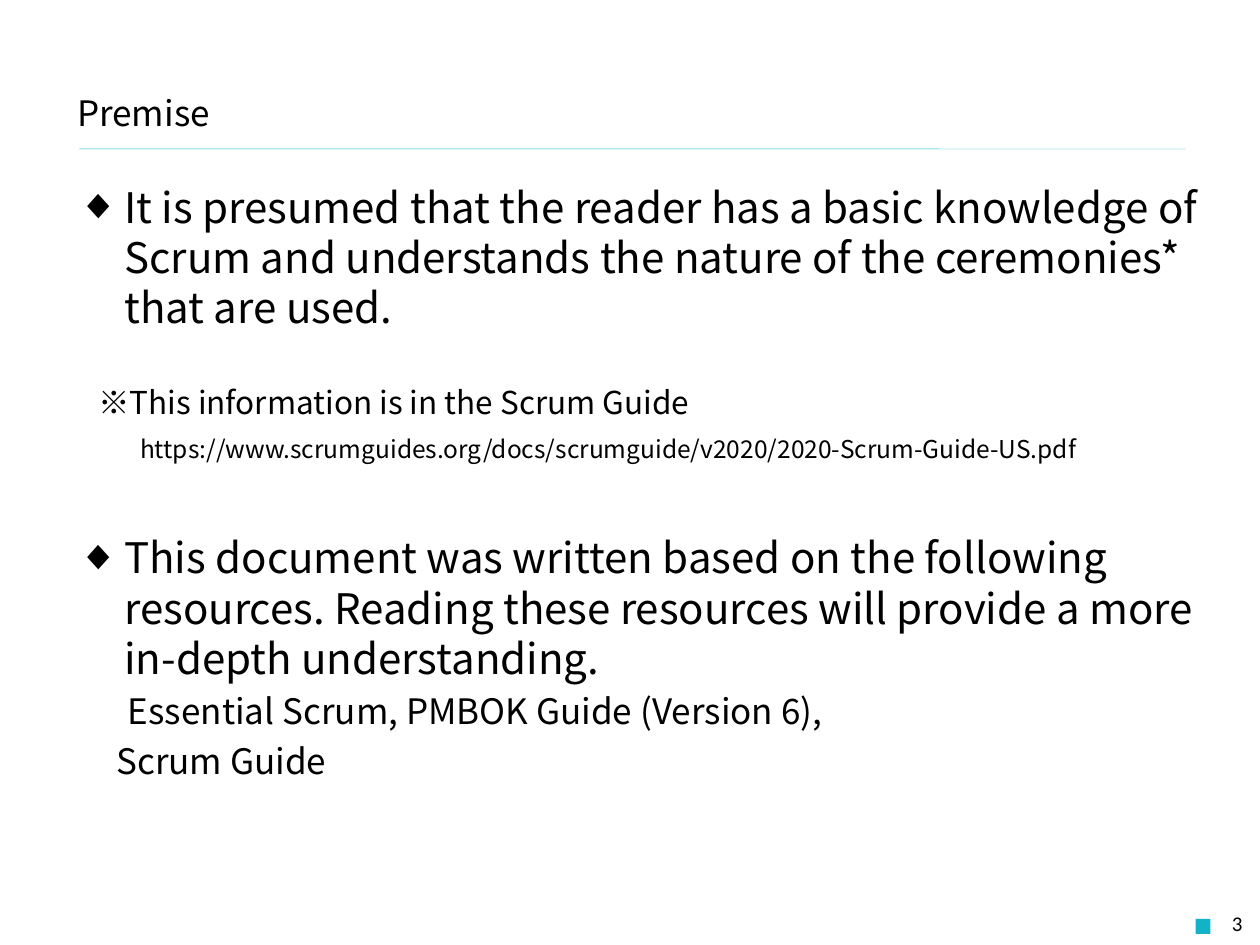
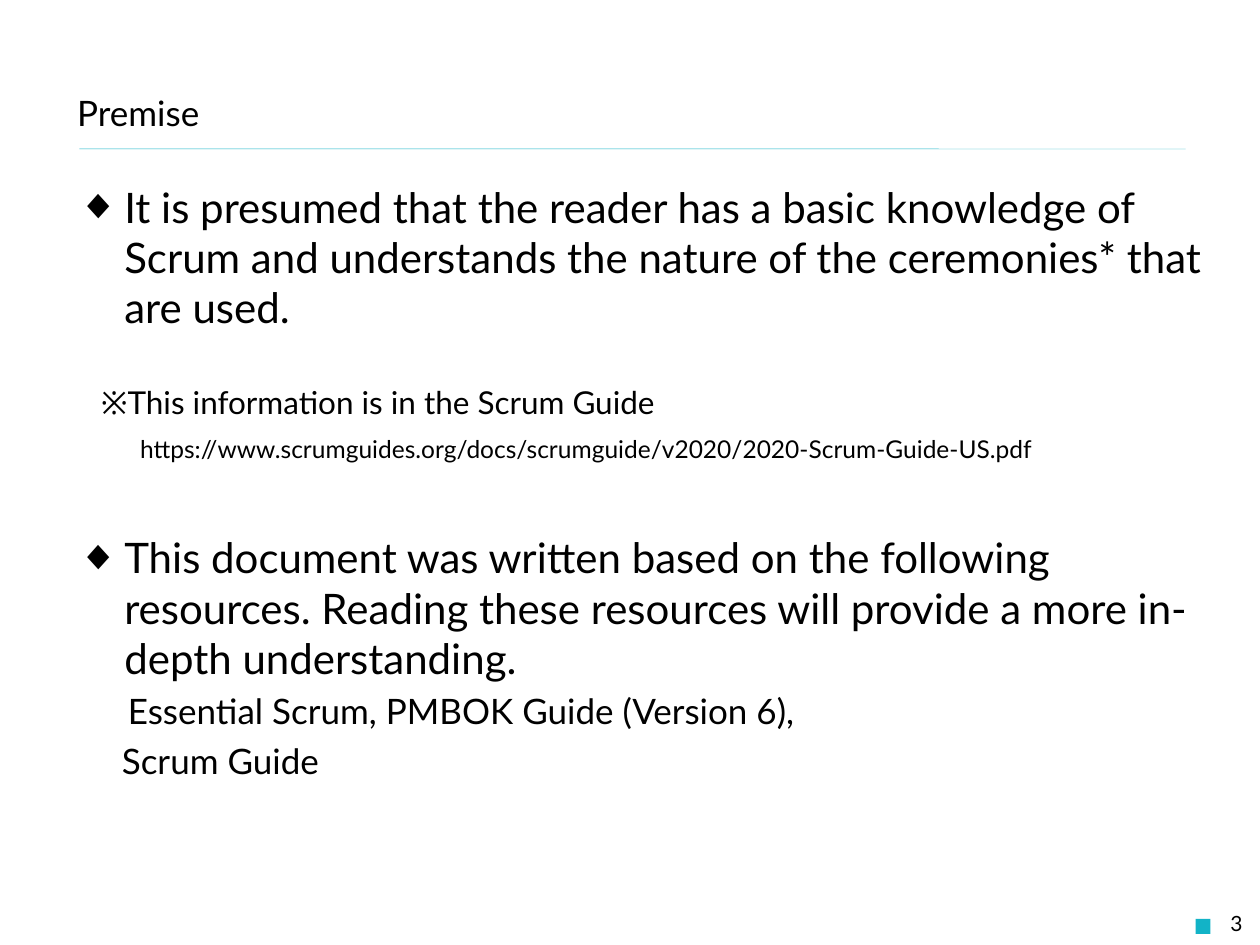
Before and after one commit to Fintan-contents/role-of-product-owner, a slide deck: slide 3 of en/docs/Role_of_product_owners.pptx. Drawn at 1260x945 pixels with LibreOffice and Linux fonts; fonts in the diff are those of the drawing; background and template pictures are left out. Boxes give left, top, right and bottom in pixels: in the first picture for what was removed or moved away, otherwise in the second. Text is boxed around its words. In the diff, an @@ line names an element or a change of style, - is before the commit and + after.

```diff
--- a/en/docs/Role_of_product_owners.pptx
+++ b/en/docs/Role_of_product_owners.pptx
@@ title "Premise" at <box>77,100,199,127</box>: font Noto Sans CJK JP to Lato @@
@@ text "It is presumed that the ..." at <box>122,192,1201,775</box>: font Noto Sans CJK JP to Lato @@
@@ page number at <box>1230,915,1242,931</box>: font Calibri to Lato @@
```
Also in this commit, not shown: 33 other slides changed, 1 other file.
